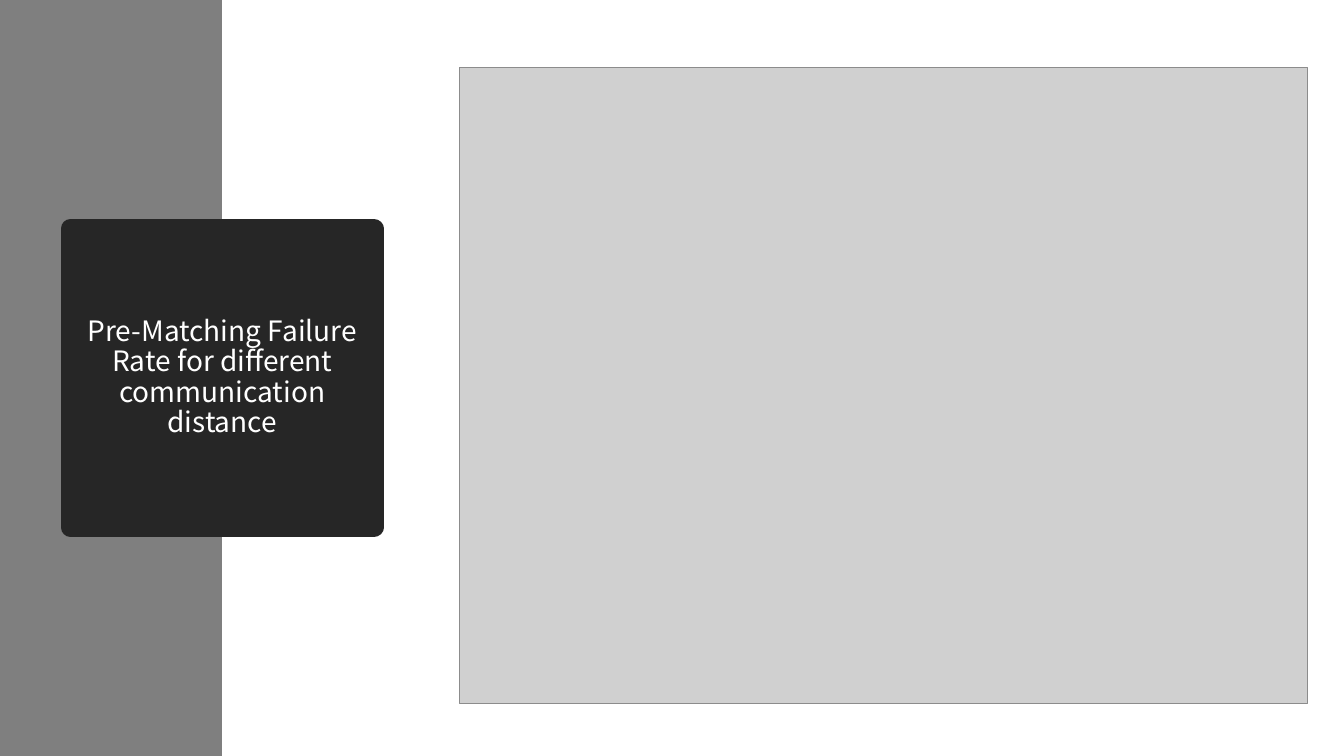
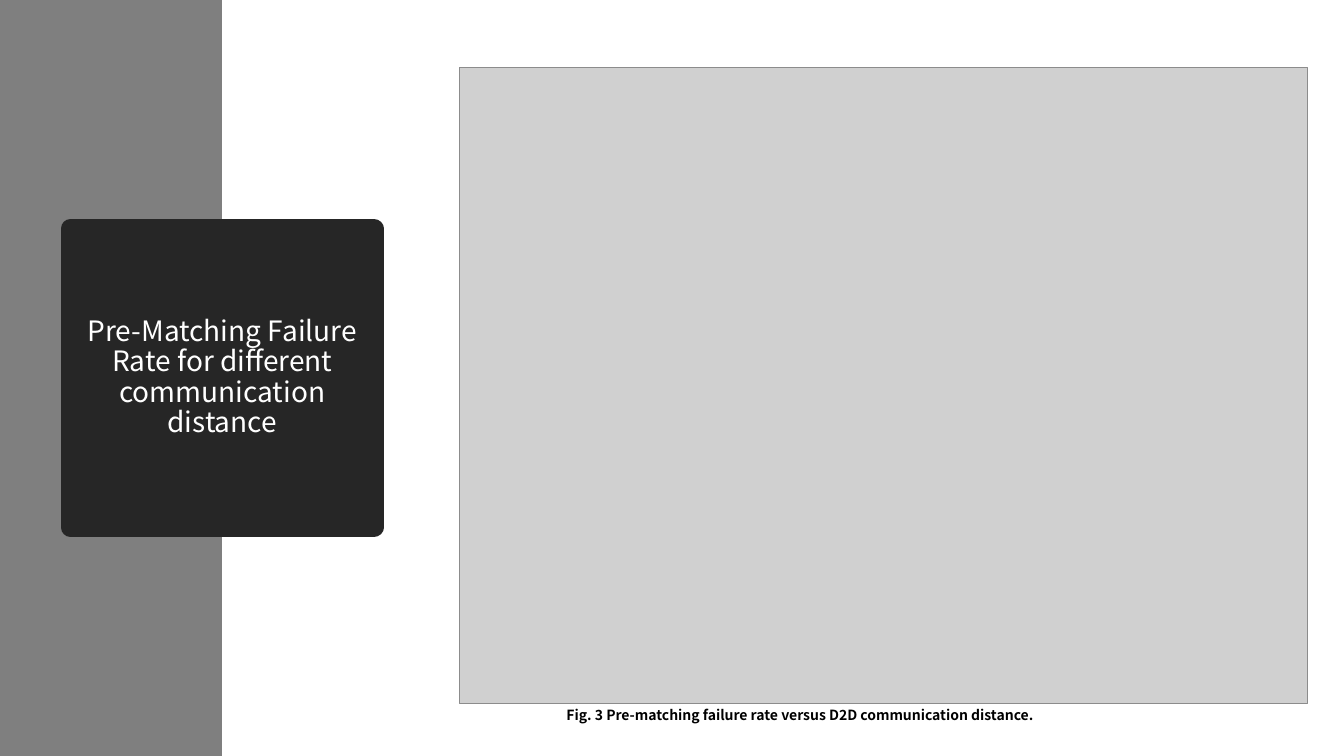
Before and after one commit to lyb1234567/Third-year-lectures, a slide deck: slide 37 of EEE380/Second Marker.pptx (slide 39 before the commit). Drawn at 1344x756 pixels with LibreOffice and Linux fonts; fonts in the diff are those of the drawing; grey boxes stand for pictures. Boxes give left, top, right and bottom in pixels: in the first picture for what was removed or moved away, otherwise in the second. Text is boxed around its words. In the diff, an @@ line names an element or a change of style, - is before the commit and + after.

```diff
--- a/EEE380/Second Marker.pptx
+++ b/EEE380/Second Marker.pptx
@@ text added at <box>566,708,1033,724</box>, 10 pt, text #000000, bold @@
+Fig. 3 Pre-matching failure rate versus D2D communication distance.
```
Also in this commit, not shown: 28 other slides changed, 6 slides added, 4 slides removed, 22 other files.
